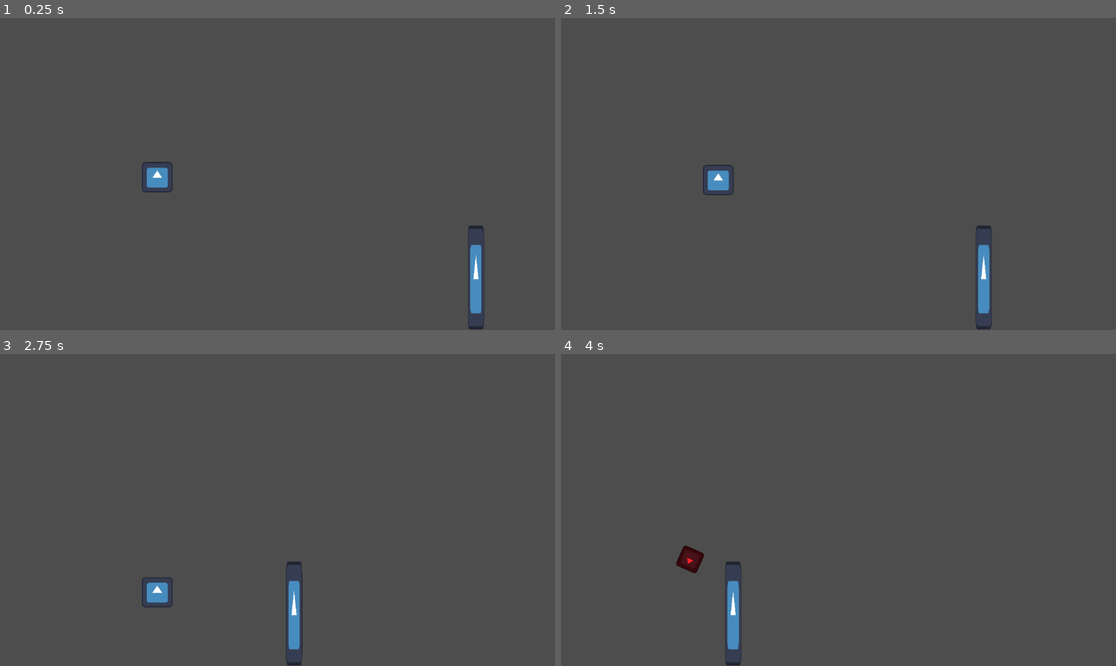
Above: before the commit, frames 1-4 (two rows, left to right).
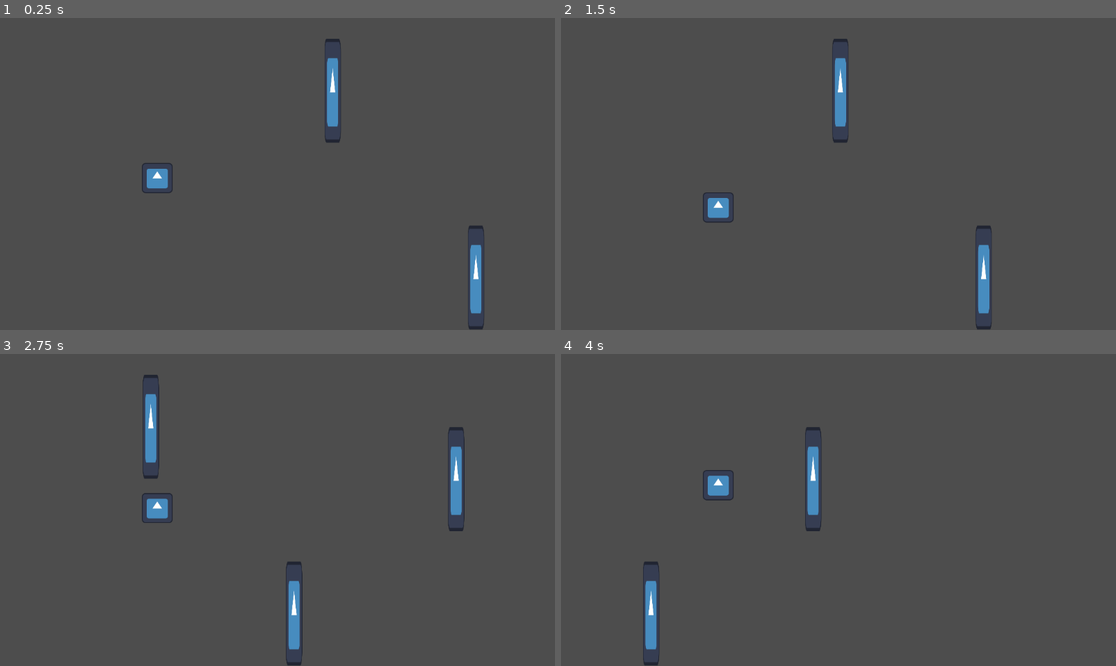
Above: after the commit, the same moments.

Repository: imbev/WhenPenguinsFly
Game: Godot game, scene res://game.tscn
Same seed, same stepped clock (60 frames per second), same inputs: the game is played once before the commit and once after it. The engine's default icon, where the game draws it, is replaced by a stand-in: a white triangle on a blue panel in a dark square.
Inputs:
- Up to frame 1 (0.25 s): no input
- Up to frame 2 (1.5 s): tap W (jump) at 0.77 s
- Up to frame 3 (2.75 s): tap W (jump) at 1.52 s
- Up to frame 4 (4 s): tap W (jump) at 3.02, 3.77 s

The runs differ from the first frame. In frame 1, 0.7% of the frame differs, in the area x 25-62%, y 6-57%; in frame 2, 1.2%; in frame 3, 1.9%; in frame 4, 2.5%, in the area x 14-47%, y 23-100%.

Commit message:
Tweak values

Diff:
--- a/game.tscn
+++ b/game.tscn
@@ -3,10 +3,16 @@
 [ext_resource type="PackedScene" uid="uid://4pn774jxveun" path="res://player/player.tscn" id="1_wahra"]
 [ext_resource type="PackedScene" uid="uid://fhnxqqhik7vj" path="res://enemy/enemy.tscn" id="2_3msyf"]
 
-[node name="Node2D" type="Node2D"]
+[node name="Game" type="Node2D"]
 
 [node name="Player" parent="." instance=ExtResource("1_wahra")]
 position = Vector2(145, 281)
 
 [node name="Enemy" parent="." instance=ExtResource("2_3msyf")]
 position = Vector2(809, 496)
+
+[node name="Enemy2" parent="." instance=ExtResource("2_3msyf")]
+position = Vector2(512, 108)
+
+[node name="Enemy3" parent="." instance=ExtResource("2_3msyf")]
+position = Vector2(1145, 217)
--- a/player/player.gd
+++ b/player/player.gd
@@ -1,7 +1,7 @@
 extends CharacterBody2D
 
-const GRAVITY = 200.0
-const JUMP_STRENGTH = -100
+const GRAVITY = 250.0
+const JUMP_STRENGTH = -125
 var speed = 100.0
 var can_jump = true
 var is_game_over = false
--- a/player/player.tscn
+++ b/player/player.tscn
@@ -86,6 +86,7 @@
 
 [node name="JumpCooldown" type="Timer" parent="."]
 unique_name_in_owner = true
+wait_time = 0.75
 
 [node name="Camera2D" type="Camera2D" parent="."]
 unique_name_in_owner = true
